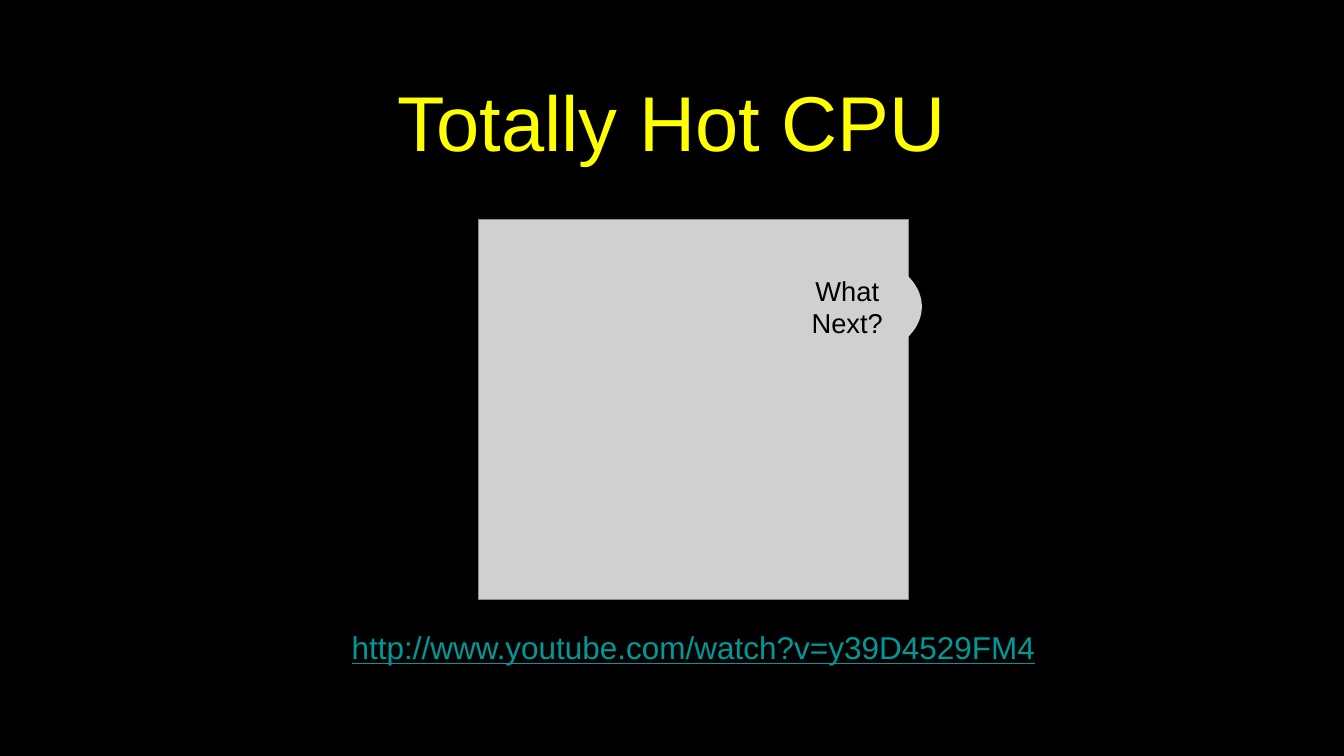
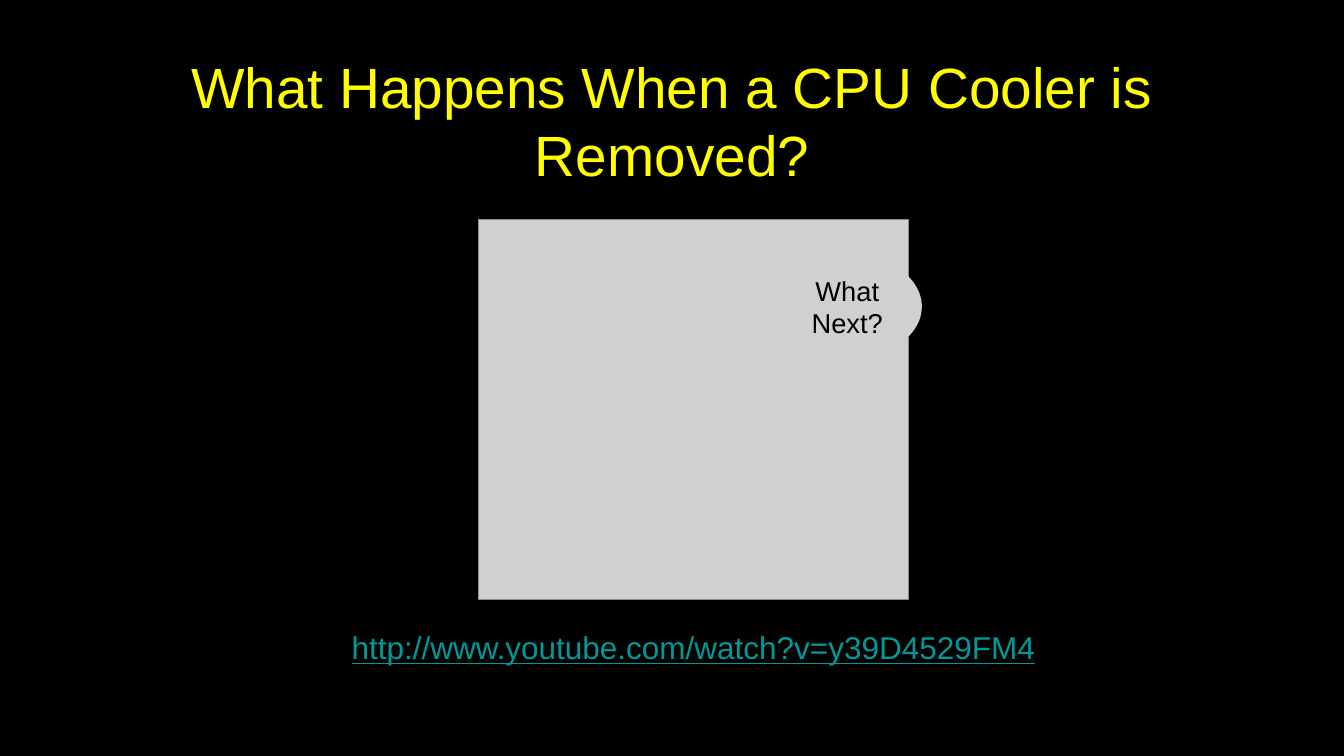
Before and after one commit to csev/py4e, a slide deck: slide 21 of lectures3/Pythonlearn-01-Intro.pptx. Drawn at 1344x756 pixels with LibreOffice and Linux fonts; fonts in the diff are those of the drawing; grey boxes stand for pictures. Boxes give left, top, right and bottom in pixels: in the first picture for what was removed or moved away, otherwise in the second. Text is boxed around its words. In the diff, an @@ line names an element or a change of style, - is before the commit and + after.

```diff
--- a/lectures3/Pythonlearn-01-Intro.pptx
+++ b/lectures3/Pythonlearn-01-Intro.pptx
@@ title at <box>191,67,1152,177</box>: text changed; size 74 to 54 pt @@
-Totally Hot CPU
+What Happens When a CPU Cooler is Removed?
```
Also in this commit, not shown: 1 other slide changed, 2 other files.
